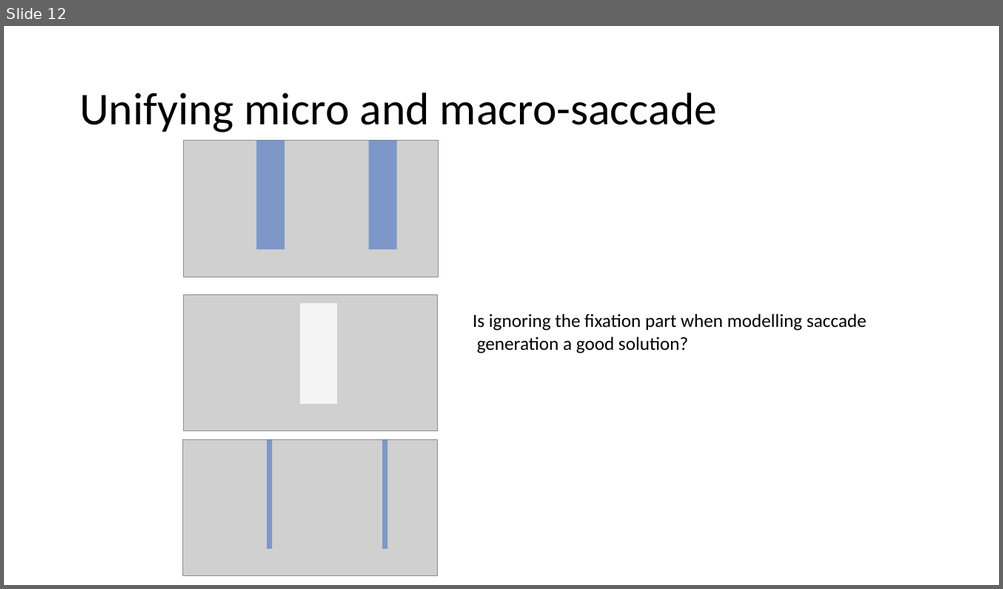
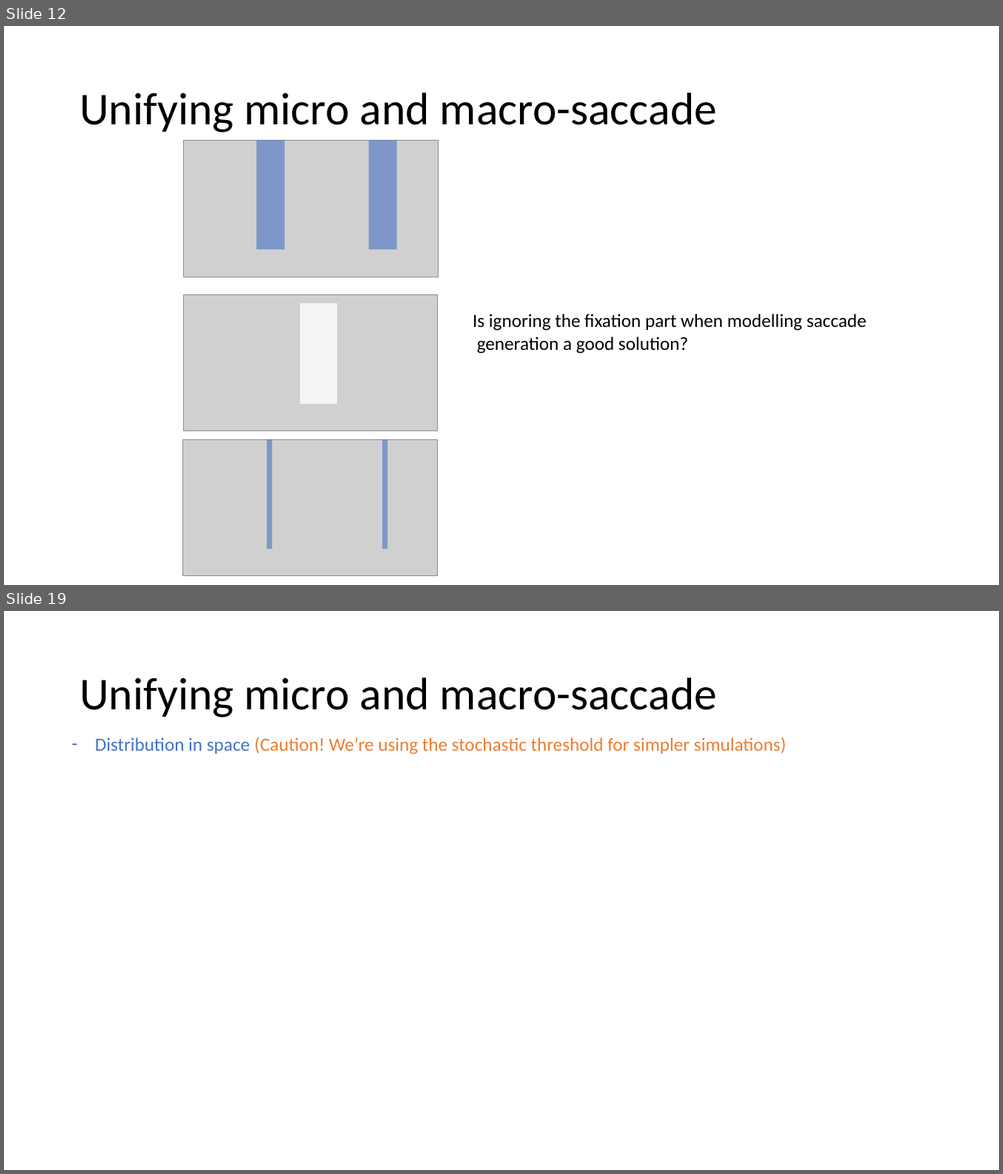
Before and after one commit to Nodragem/Modelling---DINASAUR2.0, a slide deck: notes/Presentation Feb2017/StochasticThreshold.pptx. Shown one above the other, each under a label of ours: slide 12 before the commit, slides 12 and 19 after it; the slides between them are not shown. The pictures are 1003x589 and 1003x1174 pixels, drawn with LibreOffice and Linux fonts; fonts in the diff are those of the drawing; grey boxes stand for pictures. Boxes give left, top, right and bottom in pixels: in the first picture for what was removed or moved away, otherwise in the second. Text is boxed around its words. In the diff, an @@ line names an element or a change of style, - is before the commit and + after.

```diff
--- a/notes/Presentation Feb2017/StochasticThreshold.pptx
+++ b/notes/Presentation Feb2017/StochasticThreshold.pptx
@@ slide 19 added at box(4, 611, 999, 1170), background #FFFFFF @@
@@ title added at box(79, 678, 717, 718), 44 pt, text #000000 @@
+Unifying micro and macro-saccade
@@ text added at box(95, 738, 786, 755), 18 pt, text #ED7D31 @@
+– Distribution in space (Caution! We’re using the stochastic threshold for simpler simulations)
```
Also in this commit, not shown: 10 slides changed, 1 other slide added, 50 other files.
